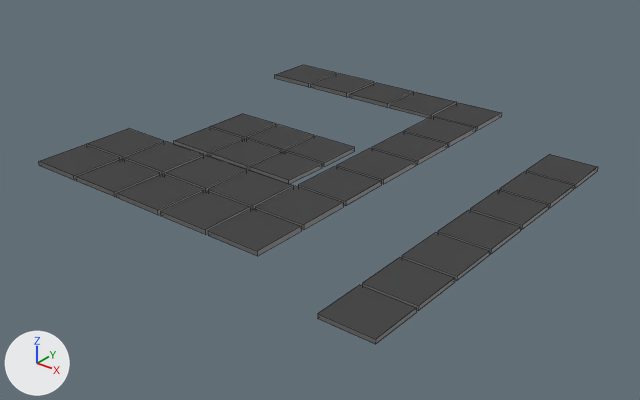
The Blender file Dungeon Baller/Models blend/grid/gridlvl7.001.blend, before and after one commit.
Rendered twice from a 50 mm lens placed at (0.877, -1.122, 0.599), pointed at (0.009, -0.037, -0.074). The axes (+X, +Y, +Z) are drawn at lower left. The lights are the same throughout. Mesh edges are drawn as thin lines.

Objects in the first picture: 'lvl7.001'.
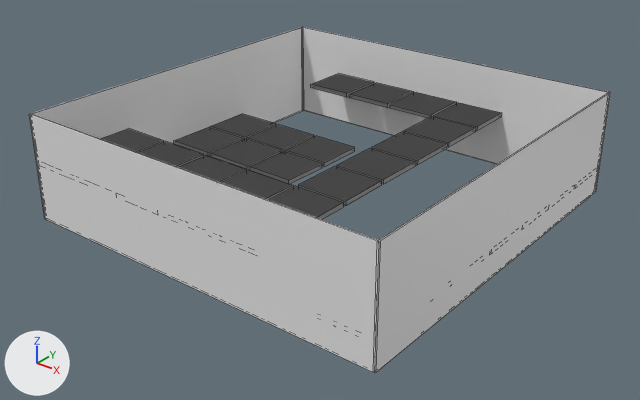
Location of each change, [x1, y1, x2, y2] in pixels of the pictures (640 x 400 px):
'WALLS', added
    after: [29, 27, 611, 373]
'lvl7.001', reshaped
    before: [39, 65, 598, 344]
    after: [101, 73, 502, 219]
part 1 of me_plane_007, deleted
    before: [275, 65, 336, 87]

The change in detail:
me_plane_007 has 512 vertices, 384 faces and spans x -0.99..0.99, y -0.99..0.99, z -0.06..0.01.
me_plane_007 is used by ob_lvl7_001; location (0.0, 0.0, 0.0); scale (0.35, 0.35, 1.0).
me_plane_007 part 1: the loose piece of 8 vertices spanning x -0.99..-0.72, y 0.72..0.99, z 0.0..0.01 is deleted.
Mesh me_plane_008 is new.
It has 32 vertices, 32 faces and spans x -1.0..1.0, y -1.0..1.0, z -0.05..0.14.
Object 'WALLS' (ob_walls) is new; it shows me_plane_008.
Its location is (0.0, 0.0, -0.05).
Its scale is (0.35, 0.35, 1.0).
